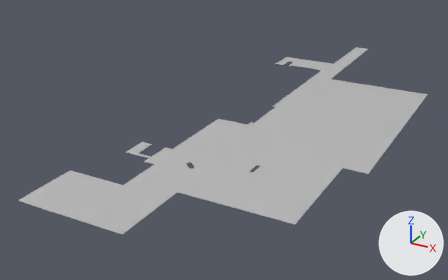
Two versions of the FBX model Assets/Scenes/Art/SM/SM_floor_last.fbx, one commit apart.
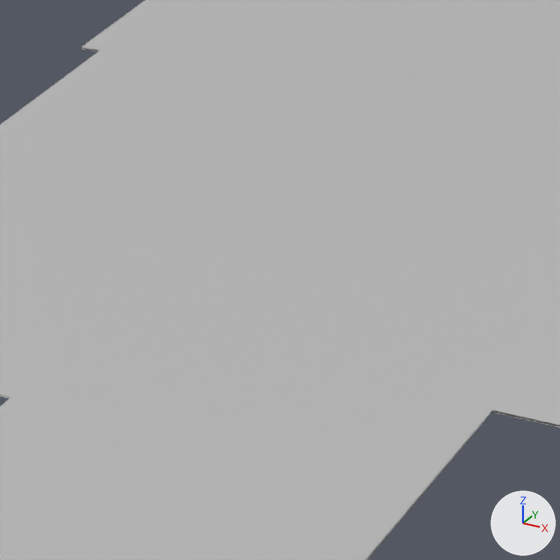
There are two pictures of each version: one whole from a camera (50 mm lens) standing at (91.9, -78.4, 63.2) and looking at (14.3, 62.7, -7.4), one close up on the part from 58% to 79% of the width and 35% to 69% of the height. The lights are fixed; the arrows at lower right show +X, +Y and +Z. Where no turn or scale is listed for an object, it has been applied to the vertices.

The first close-up shows 'floor001'.
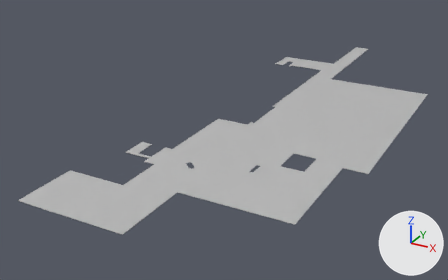
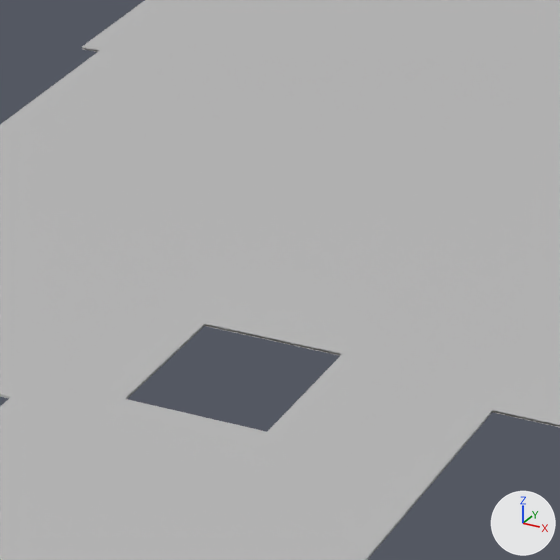
What changed in the scene script:
```text
Change me_mesh:
    used by ob_floor001; location = (0.0, 0.0, -0.1)
    remove me_mesh.from_pydata(...)  # 9220 vertices, 17428 faces; spans x 0.0..60.0, y 0.0..150.0, z 0.0
    add me_mesh.from_pydata(...)  # 9150 vertices, 17236 faces; spans x 0.0..60.0, y 0.0..150.0, z 0.0
    me_mesh part 1
    70 vertices are removed from x 42.0..46.0, y 42.0..48.0, z 0.0
    192 faces are deleted
```

Pixel boxes [x1, y1, x2, y2] of what changed, in the close-ups (560 x 560 px):
part 1 of me_mesh, deleted: before [125, 324, 342, 432]
